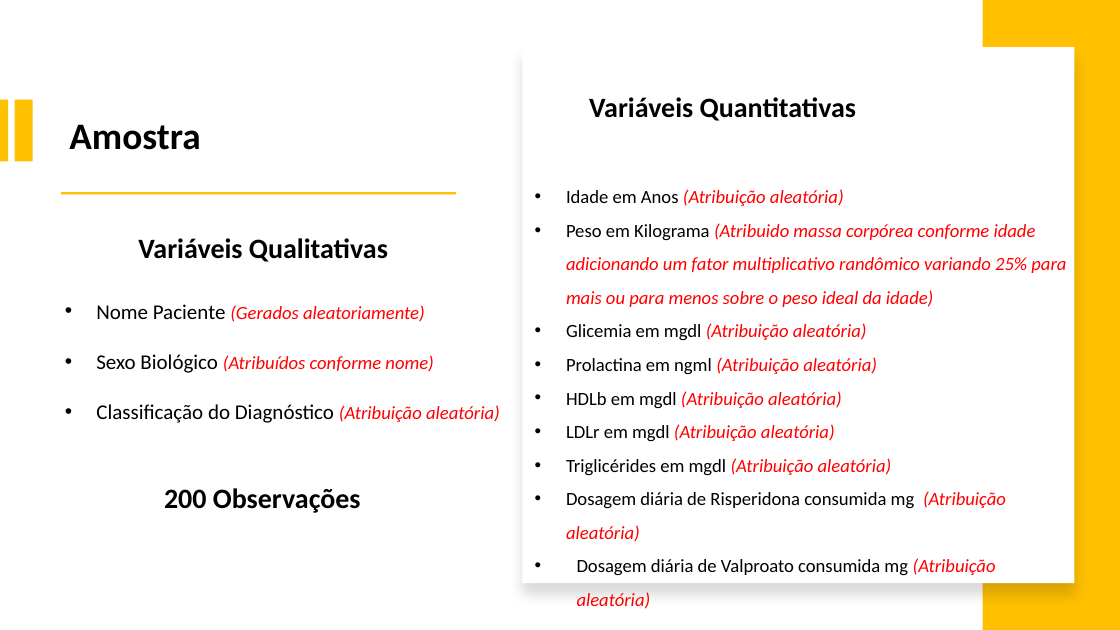
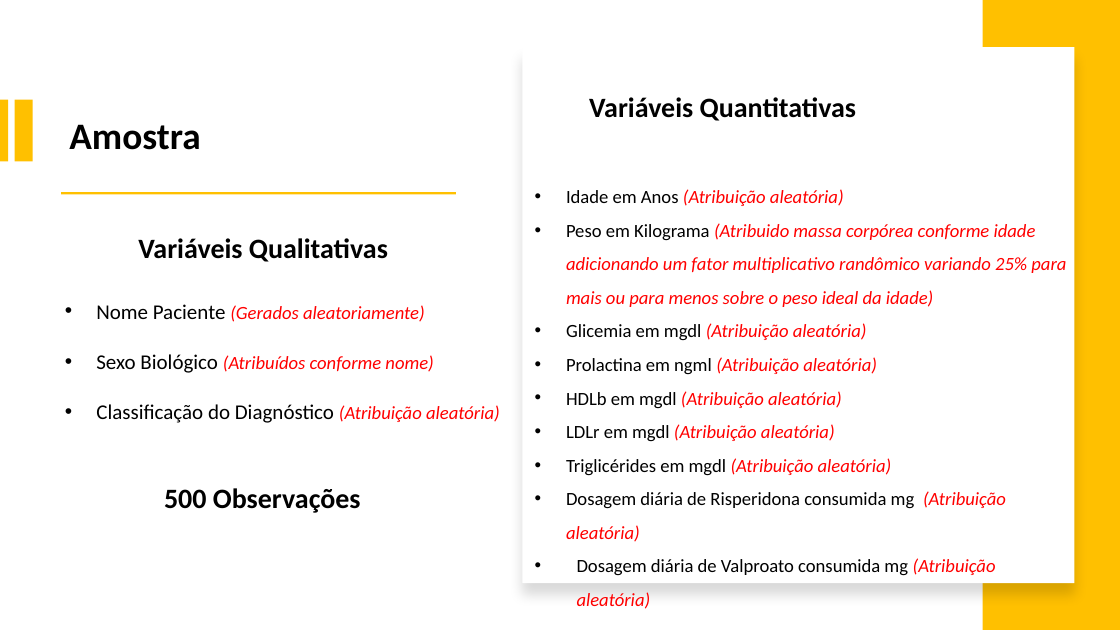
Before and after one commit to israeljmcarvalho/portfolioicarvalho, a slide deck: slide 3 of slides/Slides Portfólio Israel J. M. Carvalho.pptx. Drawn at 1120x630 pixels with LibreOffice and Linux fonts; fonts in the diff are those of the drawing. Boxes give left, top, right and bottom in pixels: in the first picture for what was removed or moved away, otherwise in the second. Text is boxed around its words. In the diff, an @@ line names an element or a change of style, - is before the commit and + after.

```diff
--- a/slides/Slides Portfólio Israel J. M. Carvalho.pptx
+++ b/slides/Slides Portfólio Israel J. M. Carvalho.pptx
@@ text at [164, 488, 361, 513]: text changed @@
-    200 Observações
+    500 Observações
```
Also in this commit, not shown: 4 other slides changed, 2 slides added, 8 slides removed, 13 other files.
